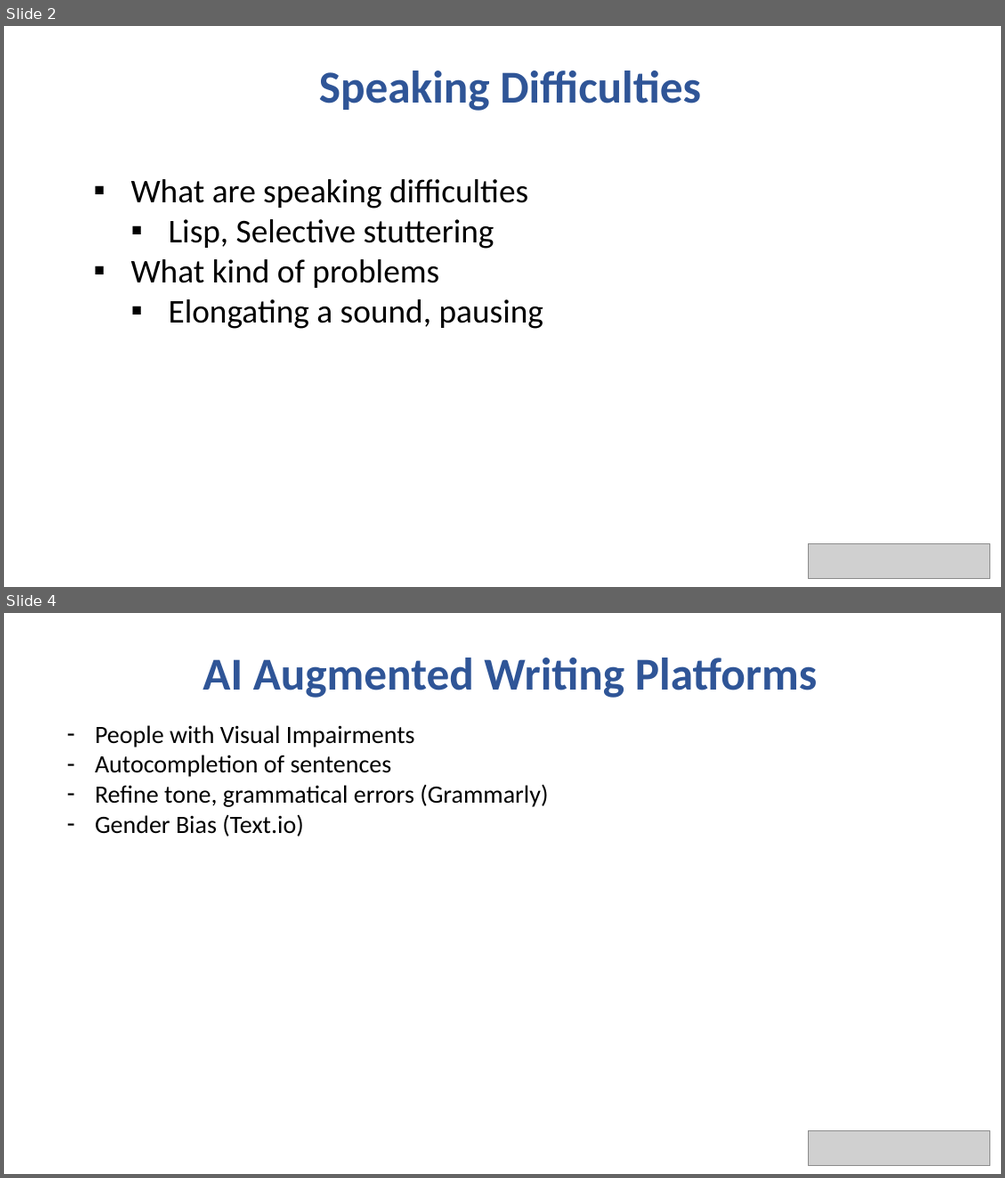
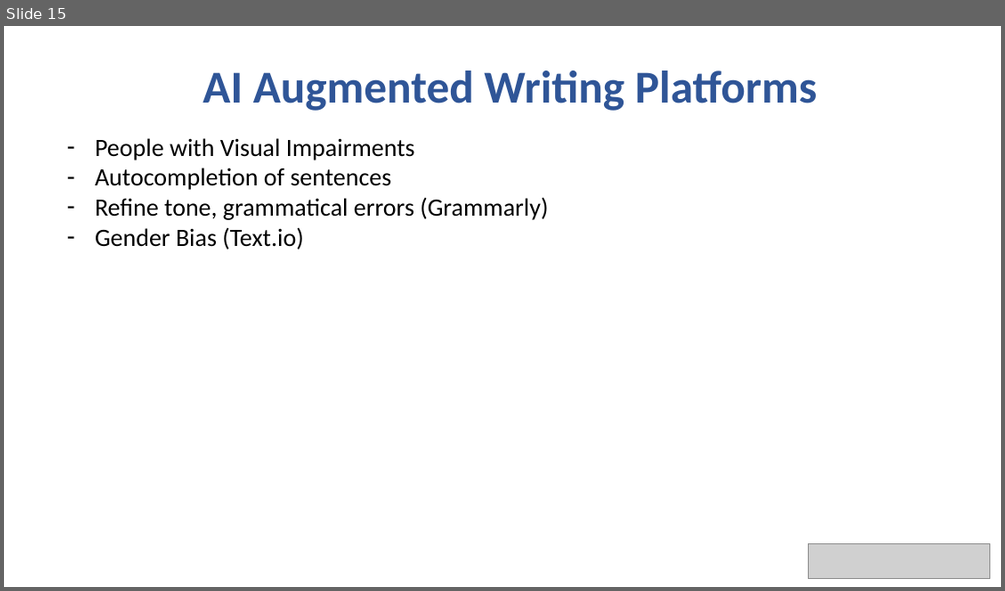
Before and after one commit to bhavyaghai/Fluent, a slide deck: presentation.pptx. Shown one above the other, each under a label of ours: slides 2 and 4 before the commit, slide 15 after it; the slides between them are not shown. The pictures are 1005x1178 and 1005x591 pixels, drawn with LibreOffice and Linux fonts; fonts in the diff are those of the drawing; grey boxes stand for pictures. Boxes give left, top, right and bottom in pixels: in the first picture for what was removed or moved away, otherwise in the second. Text is boxed around its words. In the diff, an @@ line names an element or a change of style, - is before the commit and + after.

```diff
--- a/presentation.pptx
+++ b/presentation.pptx
@@ slide 2 removed at box(4, 26, 1001, 587), background #FFFFFF @@
@@ text removed at box(319, 70, 701, 111) @@
-Speaking Difficulties
@@ text removed at box(131, 179, 543, 329) @@
-▪ What are speaking difficulties
-  ▪ Lisp, Selective stuttering
-▪ What kind of problems
-  ▪ Elongating a sound, pausing
@@ picture removed at box(809, 543, 990, 579) @@
@@ what was slide 4 is now slide 15 @@
```
Also in this commit, not shown: 4 slides changed, 4 slides added, 4 other files.
